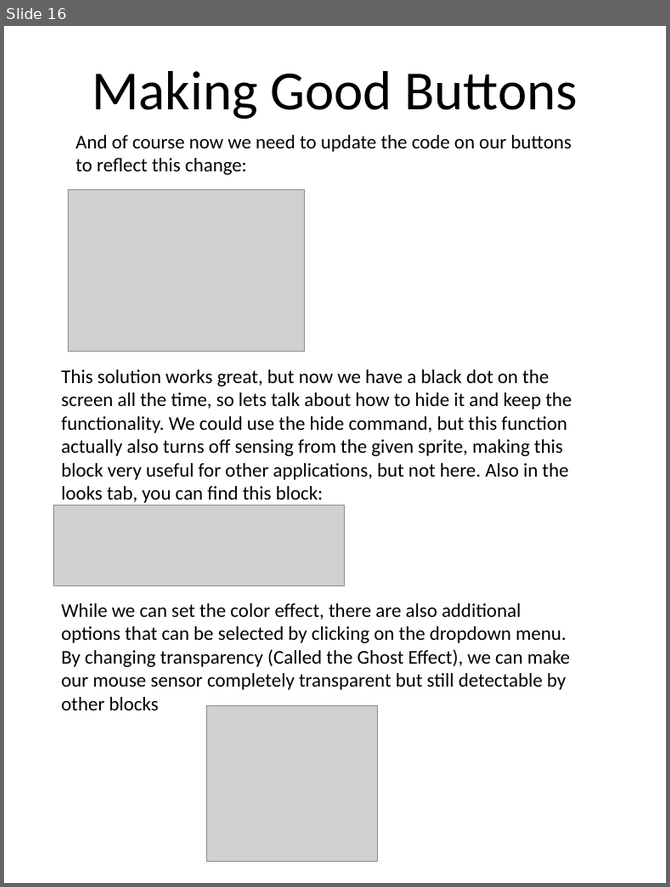
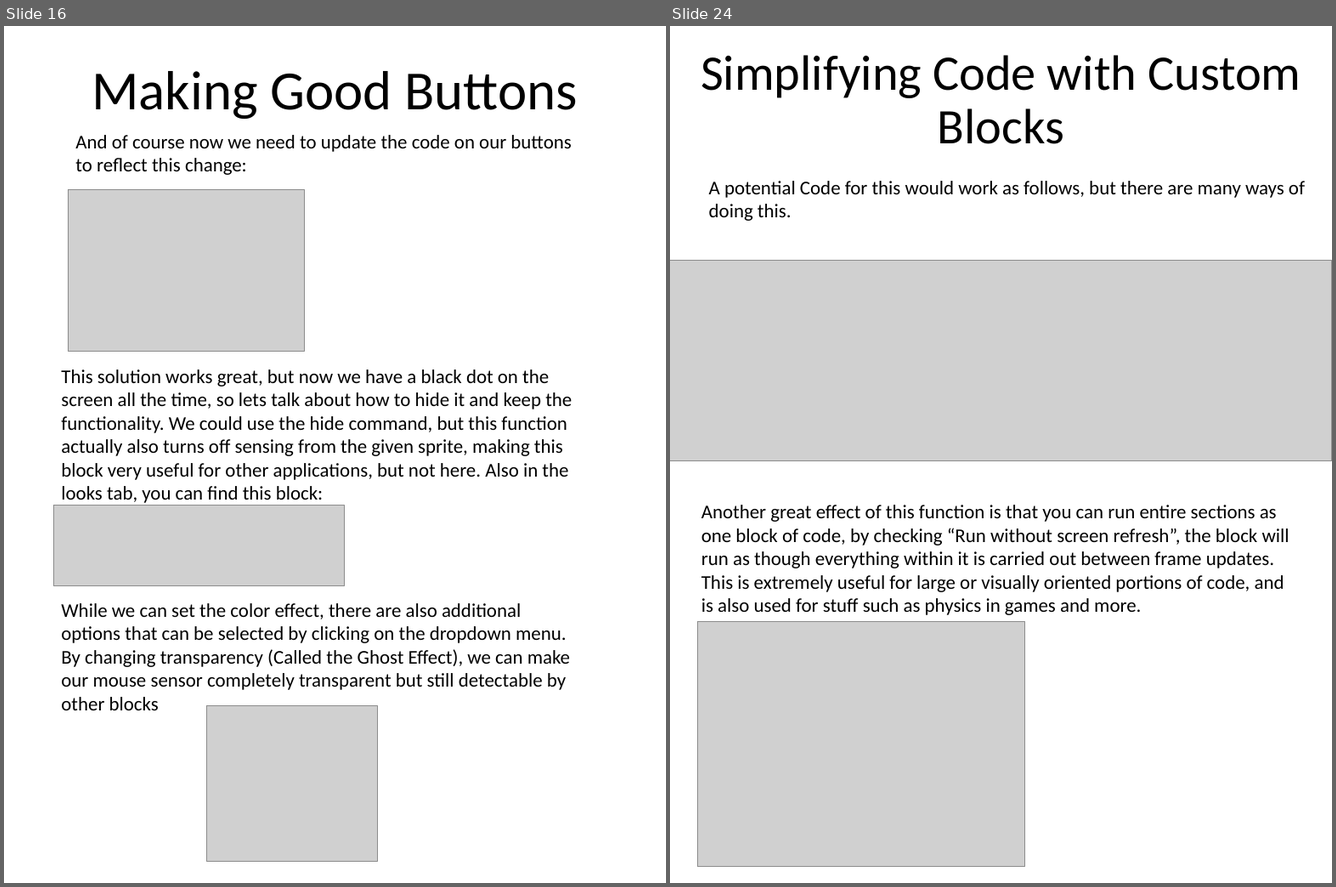
Before and after one commit to tommyrohmann/Coding-Club, a slide deck: Meeting Notes/Powerpoints they are the same as the pdfs/Coding Club Meeting 2.pptx. Shown side by side, each under a label of ours: slide 16 before the commit, slides 16 and 24 after it; the slides between them are not shown. The pictures are 670x887 and 1336x887 pixels, drawn with LibreOffice and Linux fonts; fonts in the diff are those of the drawing; grey boxes stand for pictures. Boxes give left, top, right and bottom in pixels: in the first picture for what was removed or moved away, otherwise in the second. Text is boxed around its words. In the diff, an @@ line names an element or a change of style, - is before the commit and + after.

```diff
--- a/Meeting Notes/Powerpoints they are the same as the pdfs/Coding Club Meeting 2.pptx
+++ b/Meeting Notes/Powerpoints they are the same as the pdfs/Coding Club Meeting 2.pptx
@@ slide 24 added at <box>670,26,1332,883</box>, background #FFFFFF @@
@@ title added at <box>701,55,1301,144</box>, 45.9 pt, text #000000 @@
+Simplifying Code with Custom Blocks
@@ text added at <box>709,181,1305,221</box>, 18 pt, text #000000 @@
+A potential Code for this would work as follows, but there are many ways of doing this.
@@ picture added at <box>670,261,1332,461</box> @@
@@ text added at <box>701,505,1290,615</box>, 18 pt, text #000000 @@
+Another great effect of this function is that you can run entire sections as one block of code, by checking “Run without screen refresh”, the block will run as though everything within it is carried out between frame updates. This is extremely useful for large or visually oriented portions of code, and is also used for stuff such as physics in games and more.
@@ picture added at <box>697,621,1024,867</box> @@
```
Also in this commit, not shown: 5 slides changed, 9 other slides added, 2 other files.
